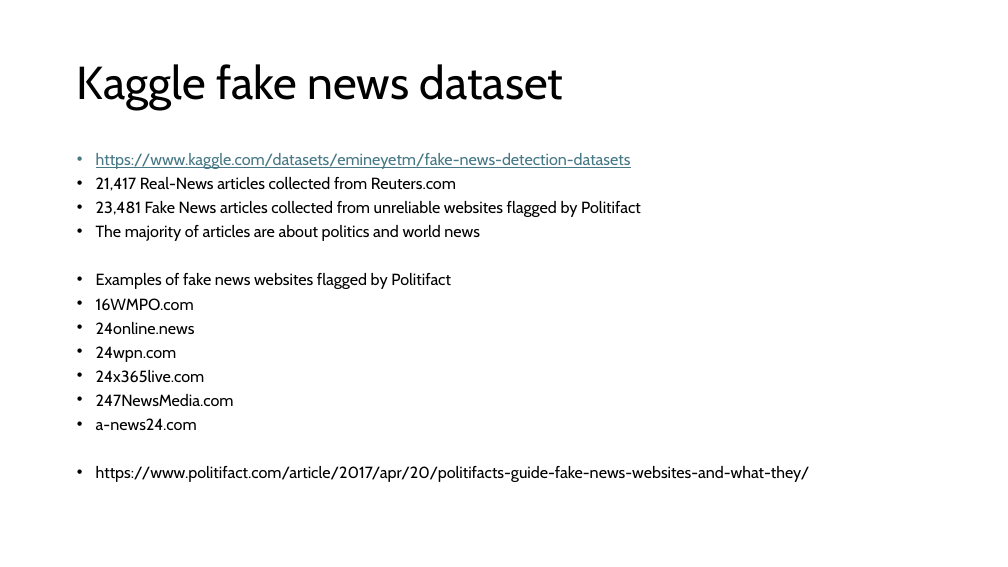
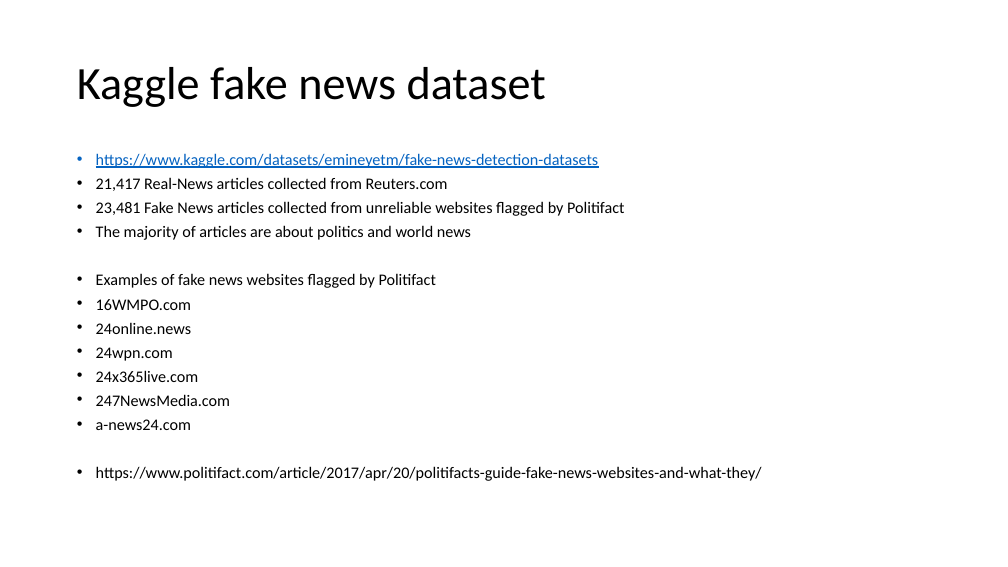
Before and after one commit to gwustudent123/csci_6221, a slide deck: slide 2 of Demo/Fake news detection with R.pptx. Drawn at 1008x567 pixels with LibreOffice and Linux fonts; fonts in the diff are those of the drawing. Boxes give left, top, right and bottom in pixels: in the first picture for what was removed or moved away, otherwise in the second. Text is boxed around its words. In the diff, an @@ line names an element or a change of style, - is before the commit and + after.

```diff
--- a/Demo/Fake news detection with R.pptx
+++ b/Demo/Fake news detection with R.pptx
@@ title "Kaggle fake news dataset" at (77, 67, 546, 107): font Cabin to Calibri @@
@@ text "https://www.kaggle.com/datasets/emineyetm/fake-news-detectio ..." at (96, 153, 762, 481): font Cabin to Calibri; text colour #467886 to #0563C1 in "https://www.kaggle.com/datasets/emineyetm/fake-news-detectio ..." @@
```
Also in this commit, not shown: 6 other slides changed, 2 other files.
